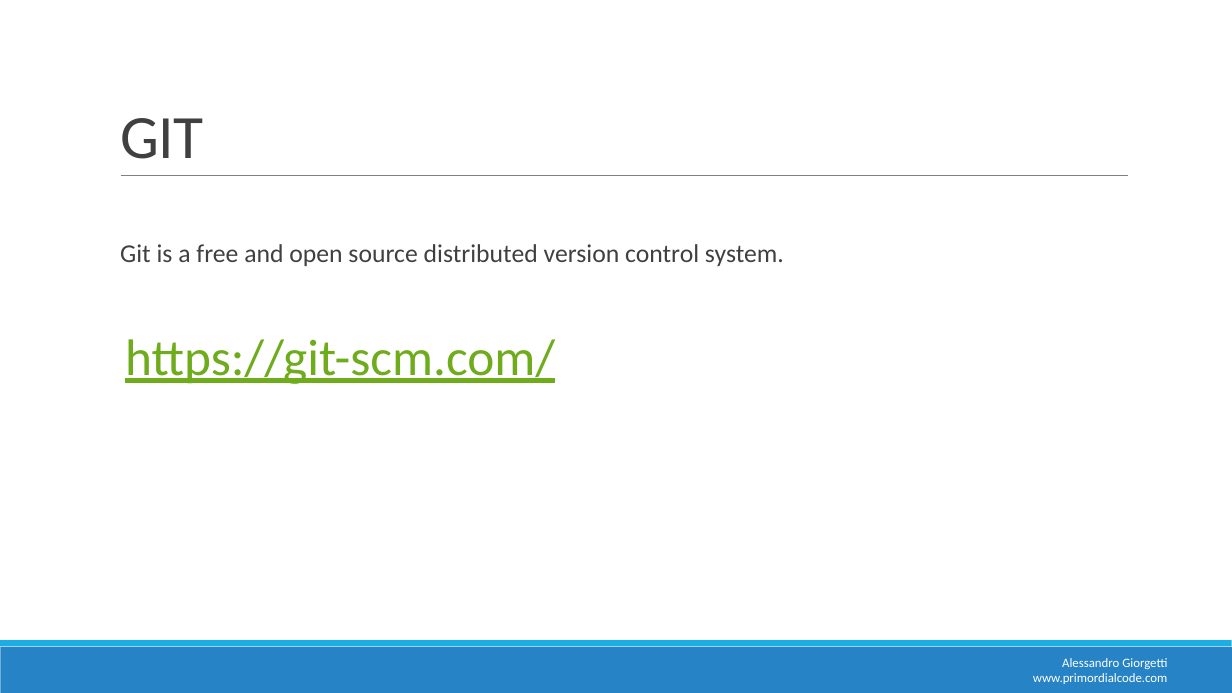
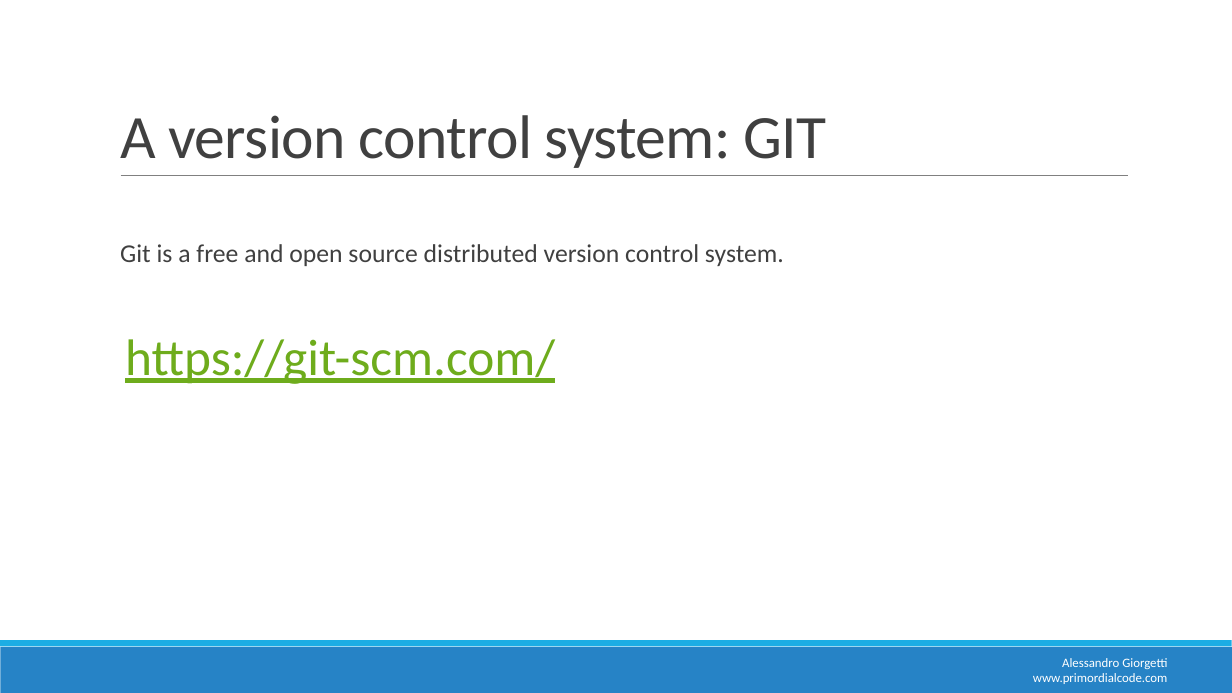
Before and after one commit to AGiorgetti/MEAN_TypeScriptIntro, a slide deck: slide 13 of AngularMEAN-TypeScript.pptx. Drawn at 1232x693 pixels with LibreOffice and Linux fonts; fonts in the diff are those of the drawing; background and template pictures are left out. Boxes give left, top, right and bottom in pixels: in the first picture for what was removed or moved away, otherwise in the second. Text is boxed around its words. In the diff, an @@ line names an element or a change of style, - is before the commit and + after.

```diff
--- a/AngularMEAN-TypeScript.pptx
+++ b/AngularMEAN-TypeScript.pptx
@@ title at [120, 115, 827, 168]: text changed @@
-GIT
+A version control system: GIT
```
Also in this commit, not shown: 8 other slides changed.
